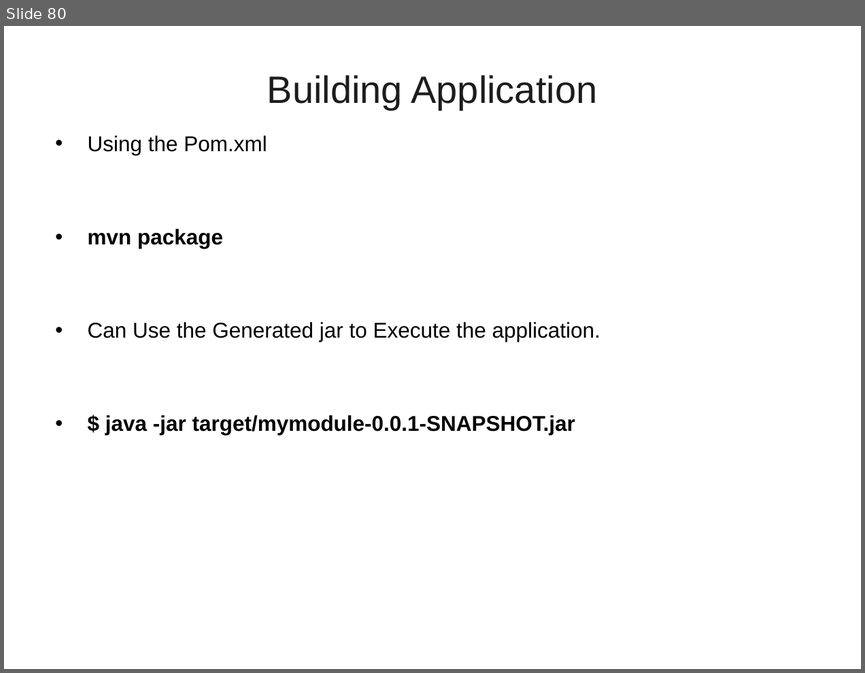
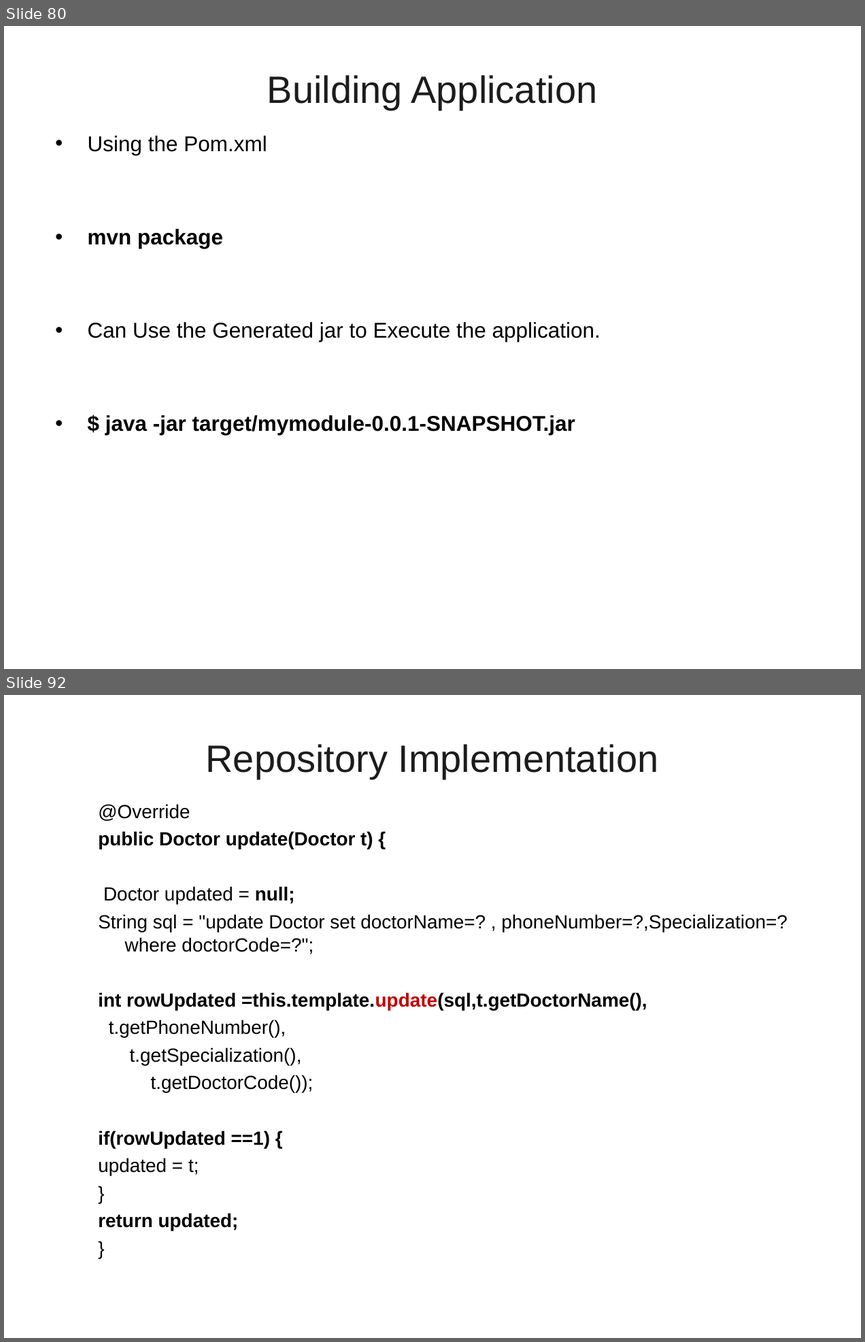
Before and after one commit to vatsanTraining/corejava, a slide deck: SpringBoot_Module1.ppt. Shown one above the other, each under a label of ours: slide 80 before the commit, slides 80 and 92 after it; the slides between them are not shown. The pictures are 865x673 and 865x1342 pixels, drawn with LibreOffice and Linux fonts; fonts in the diff are those of the drawing; background and template pictures are left out. Boxes give left, top, right and bottom in pixels: in the first picture for what was removed or moved away, otherwise in the second. Text is boxed around its words. In the diff, an @@ line names an element or a change of style, - is before the commit and + after.

```diff
--- a/SpringBoot_Module1.ppt
+++ b/SpringBoot_Module1.ppt
@@ slide 92 added at box(4, 695, 861, 1338), background picture (left out) @@
@@ title added at box(206, 744, 659, 779), 32 pt, text #1C1C1C @@
+Repository Implementation
@@ text added at box(98, 804, 787, 1230), 16 pt, text #000000 @@
+  @Override
+  public Doctor update(Doctor t) {
+  Doctor updated = null;
+  String sql = "update Doctor set doctorName=? , phoneNumber=?,Specialization=? where doctorCode=?";
+  int rowUpdated =this.template.update(sql,t.getDoctorName(),
+  t.getPhoneNumber(),
+  t.getSpecialization(),
+  t.getDoctorCode());
+  if(rowUpdated ==1) {
+  updated = t;
+  }
+  return updated;
+  }
```
Also in this commit, not shown: 16 other slides added.
